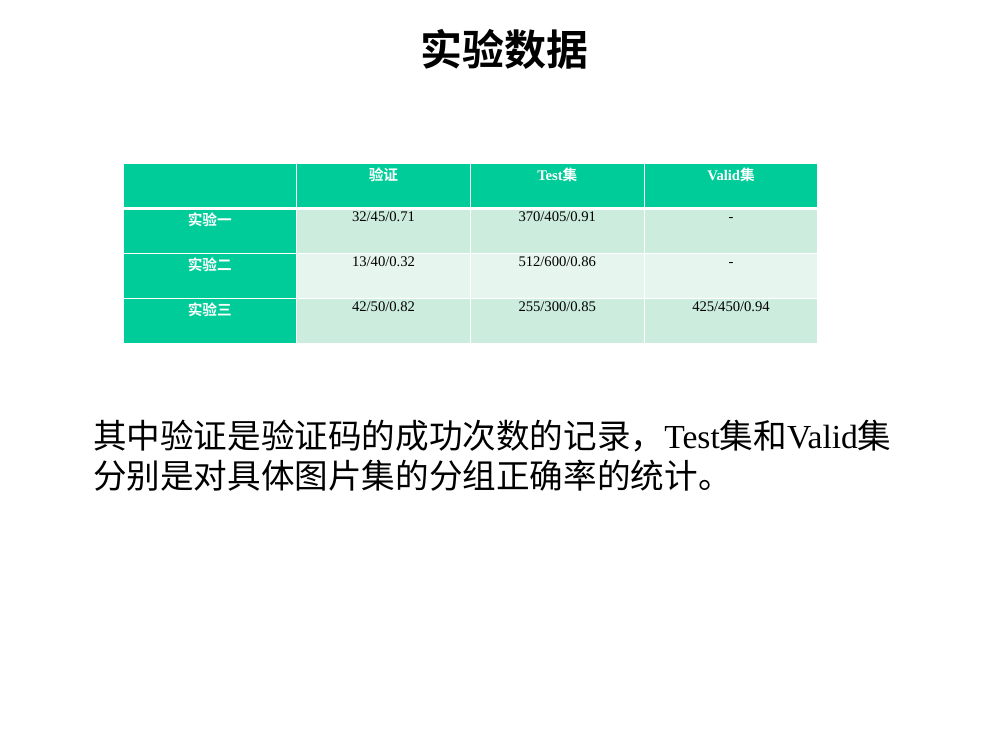
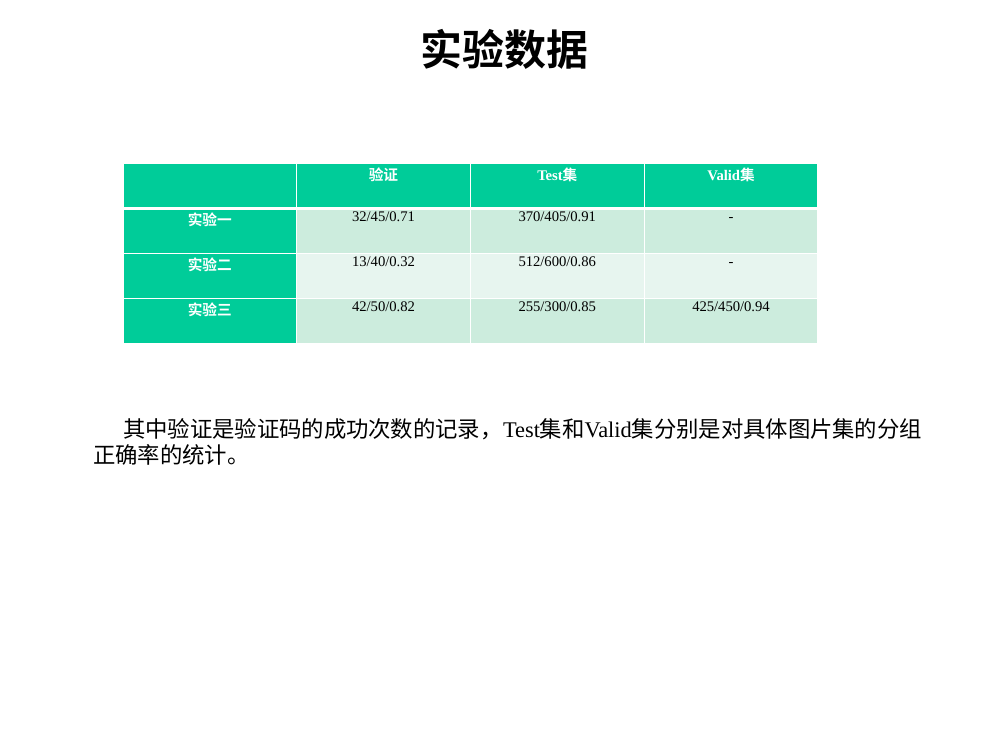
Before and after one commit to hyqPKU/secure, a slide deck: slide 6 of 图形验证码.pptx (slide 7 before the commit). Drawn at 1008x756 pixels with LibreOffice and Linux fonts; fonts in the diff are those of the drawing; background and template pictures are left out. Boxes give left, top, right and bottom in pixels: in the first picture for what was removed or moved away, otherwise in the second. Text is boxed around its words. In the diff, an @@ line names an element or a change of style, - is before the commit and + after.

```diff
--- a/图形验证码.pptx
+++ b/图形验证码.pptx
@@ text "其中验证是验证码的成功次数的记录，Test集和Valid集分别是对具体图片集的分组正确率的统计。" at box(93, 418, 922, 465): size 24 to 16 pt @@
```
Also in this commit, not shown: 2 other slides changed, 6 slides added, 4 slides removed.
